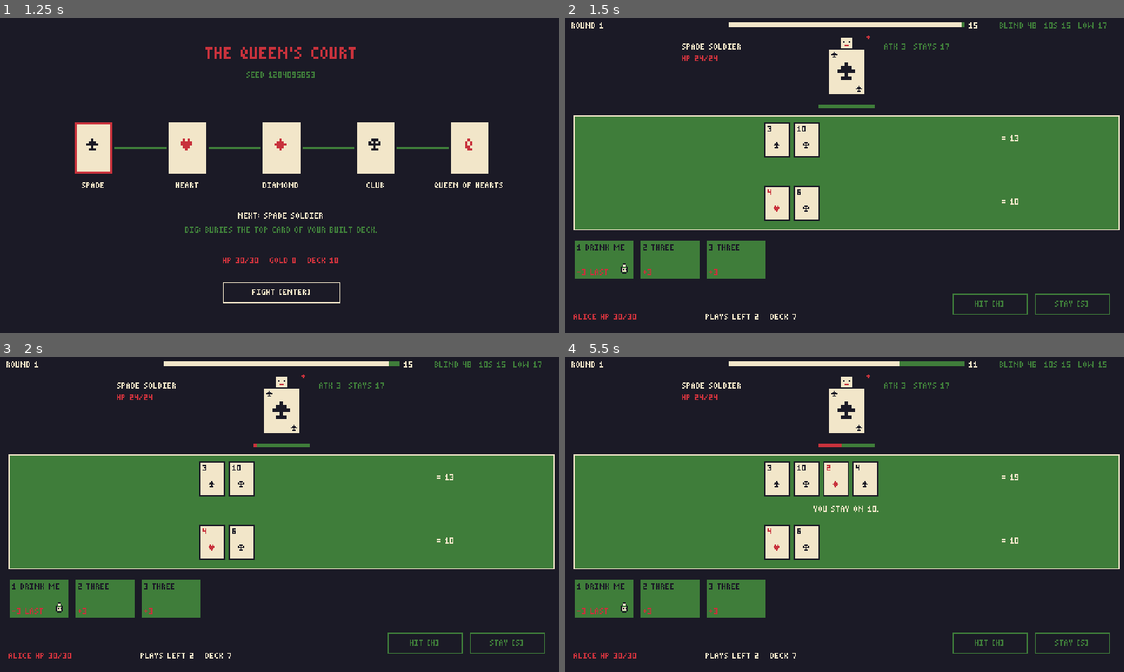
Above: before the commit, frames 1-4 (two rows, left to right).
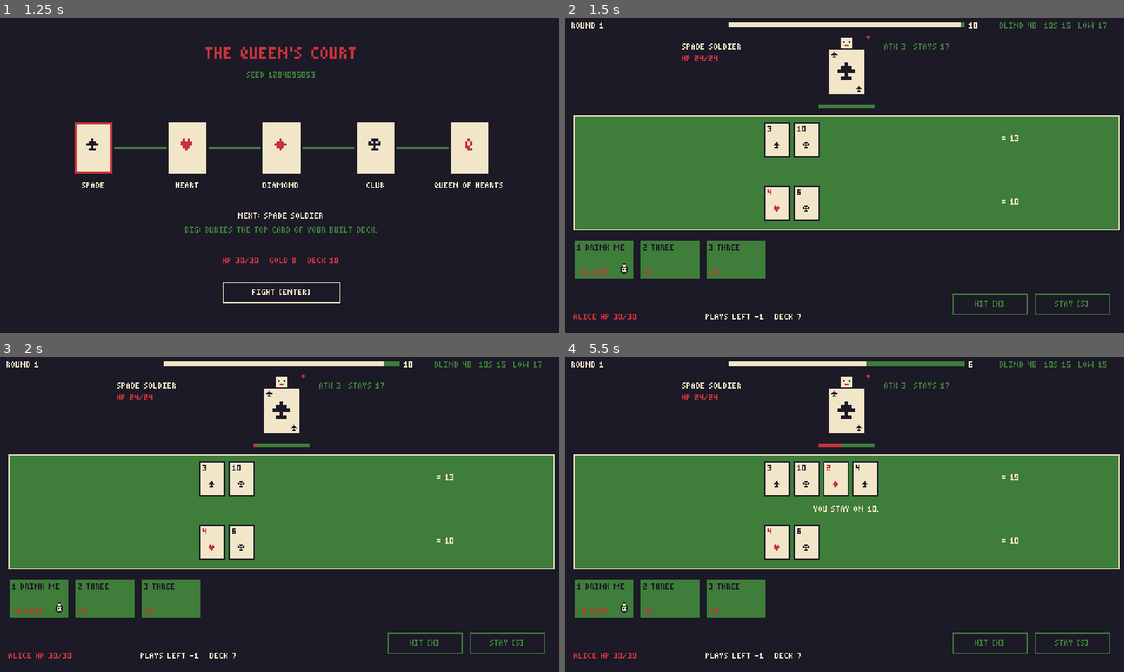
Above: after the commit, the same moments.

Repository: Arvin-17/CardClash
Game: Godot game, scene res://scenes/main_menu.tscn
Same seed, same stepped clock (60 frames per second), same inputs: the game is played once before the commit and once after it.
Inputs (mouse positions are in pixels of both pictures, inside the frame that each line leads up to):
- Up to frame 1 (1.25 s): click "NEW RUN [ENTER]" at 0.5 s
- Up to frame 2 (1.5 s): click "FIGHT [ENTER]" at 1.25 s
- Up to frame 3 (2 s): no input
- Up to frame 4 (5.5 s): tap Enter at 2 s; move the mouse to (973, 498) at 2.02 s; hold D 2.03-2.78 s; tap M at 2.1 s; tap Space at 2.27, 3.02, 4.52, 5.27 s; move the mouse to (732, 530) at 2.77 s; hold S 2.78-3.53 s; tap H at 2.85 s; move the mouse to (900, 445) at 3.52 s; hold D 3.53-5.03 s; tap 1 at 3.6 s; move the mouse to (816, 577) at 4.27 s; tap 2 at 4.35 s; move the mouse to (1017, 561) at 5.02 s; hold S from 5.03 s (still down); tap 3 at 5.1 s

Frame 1 is identical in both runs. In frame 2, less than 0.1% of the frame differs, in the area x 33-74%, y 1-96%; in frame 3, less than 0.1%; in frame 4, 0.2%.

Commit message:
Play hand cards at will and shorten rounds
plays_per_round 0 now means no limit (plays_left = -1), so the hand is
never greyed out mid-round. Rounds drop from 15 s to 10 s and the pause
between rounds from 1.5 s to 1.0 s.

Diff:
--- a/game/data/rules.json
+++ b/game/data/rules.json
@@ -7,22 +7,24 @@
   },
   "starter_deck": ["num_1", "num_1", "num_2", "num_2", "num_3", "num_3", "drink_me", "drink_me", "teacup", "eat_me"],
   "round": {
-    "seconds": 15,
+    "seconds": 10,
     "blind_cards_dealt": 2,
     "hand_draw_to": 3,
     "hand_max": 5,
-    "plays_per_round": 2,
-    "resolve_pause_seconds": 1.5
+    "plays_per_round": 0,
+    "resolve_pause_seconds": 1.0
   },
   "ai": {
     "tick_seconds": 0.5,
     "reaction_min_seconds": 1.0,
     "reaction_max_seconds": 2.0,
     "risk_max_total": 18,
-    "reads_player_total": true
+    "reads_player_total": true,
+    "hurry_when_player_ready": true
   },
   "surprise": {
-    "pause_seconds": 1.0
+    "pause_seconds": 1.0,
+    "warn_seconds": 2.0
   },
   "damage": {
     "messy_round": 2,
--- a/game/scripts/core/battle_state.gd
+++ b/game/scripts/core/battle_state.gd
@@ -31,6 +31,7 @@
 ## Cards the Diamond Soldier pilfered; gone for the rest of this battle.
 var stolen: Array[Card] = []
 var round_number: int = 0
+## Hand plays left this round; -1 means no limit (plays_per_round <= 0 in rules.json).
 var plays_left: int = 0
 var enemy_stay_at: int = 17
 var enemy_risk: float = 0.0
@@ -102,7 +103,8 @@
 	crit_boost = false
 	peeked_card = null
 	hits_this_round = 0
-	plays_left = int(round_rule("plays_per_round", 2))
+	var per_round := int(round_rule("plays_per_round", 0))
+	plays_left = per_round if per_round > 0 else -1
 	for _i in int(round_rule("blind_cards_dealt", 2)):
 		_deal(player)
 		_deal(enemy)
@@ -170,13 +172,13 @@
 	return card
 
 
-## Stay: lock your total for this round (surprise attacks can still hit you).
+## Ready (the guide's "stay"): lock your total for this round. Surprise attacks can still hit you.
 func player_stay() -> void:
 	player.stayed = true
 
 
 func can_play(index: int) -> bool:
-	if player.stayed or plays_left <= 0 or index < 0 or index >= hand.size():
+	if player.stayed or plays_left == 0 or index < 0 or index >= hand.size():
 		return false
 	var effect := EffectRegistry.card_effect(hand[index].effect_name())
 	return effect != null and effect.can_play(self, params_for(hand[index]))
@@ -188,7 +190,8 @@
 		return false
 	var card: Card = hand[index]
 	hand.remove_at(index)
-	plays_left -= 1
+	if plays_left > 0:
+		plays_left -= 1
 	var params := params_for(card)
 	params.merge(choice, true)
 	params["_card"] = card
--- a/game/tests/helpers.gd
+++ b/game/tests/helpers.gd
@@ -30,7 +30,7 @@
 	var defs := card_defs()
 	for id: String in hand_ids:
 		b.hand.append(Card.from_def(defs[id]))
-	b.plays_left = 2
+	b.plays_left = -1  # rules.json: plays_per_round 0 = no limit
 	return b
 
 
--- a/game/tests/test_battle_state.gd
+++ b/game/tests/test_battle_state.gd
@@ -23,6 +23,8 @@
 func test_rules_file_has_the_starting_values() -> void:
 	assert_eq(int(rules["player"]["max_hp"]), 30)
 	assert_eq(int(rules["player"]["base_attack"]), 3)
+	assert_eq(int(rules["round"]["seconds"]), 10, "short rounds")
+	assert_eq(int(rules["round"]["plays_per_round"]), 0, "play cards at will")
 
 
 func test_deal_gives_two_blind_cards_each() -> void:
--- a/game/tests/test_player_deck.gd
+++ b/game/tests/test_player_deck.gd
@@ -34,7 +34,16 @@
 	var b := TestHelpers.battle("club_soldier", STARTER)
 	b.start_round()
 	assert_eq(b.hand.size(), 3)
-	assert_eq(b.plays_left, 2)
+	assert_eq(b.plays_left, -1, "plays_per_round 0 means no limit")
+
+
+func test_play_cards_at_will_when_there_is_no_limit() -> void:
+	var b := TestHelpers.battle("club_soldier", [], ["num_1", "num_1", "num_1", "num_2"])
+	TestHelpers.set_table(b.player, ["5", "4"])
+	for _i in 4:
+		assert_true(b.play_card(0))
+	assert_eq(b.hand.size(), 0)
+	assert_eq(b.player.total(), 14)
 
 
 func test_unplayed_cards_carry_over_and_the_hand_caps_at_five() -> void:
@@ -46,8 +55,9 @@
 	assert_eq(b.hand.size(), 5, "never more than 5")
 
 
-func test_only_two_plays_per_round() -> void:
+func test_a_configured_play_limit_still_works() -> void:
 	var b := TestHelpers.battle("club_soldier", [], ["num_1", "num_1", "num_1"])
+	b.plays_left = 2
 	TestHelpers.set_table(b.player, ["5", "4"])
 	assert_true(b.play_card(0))
 	assert_true(b.play_card(0))
